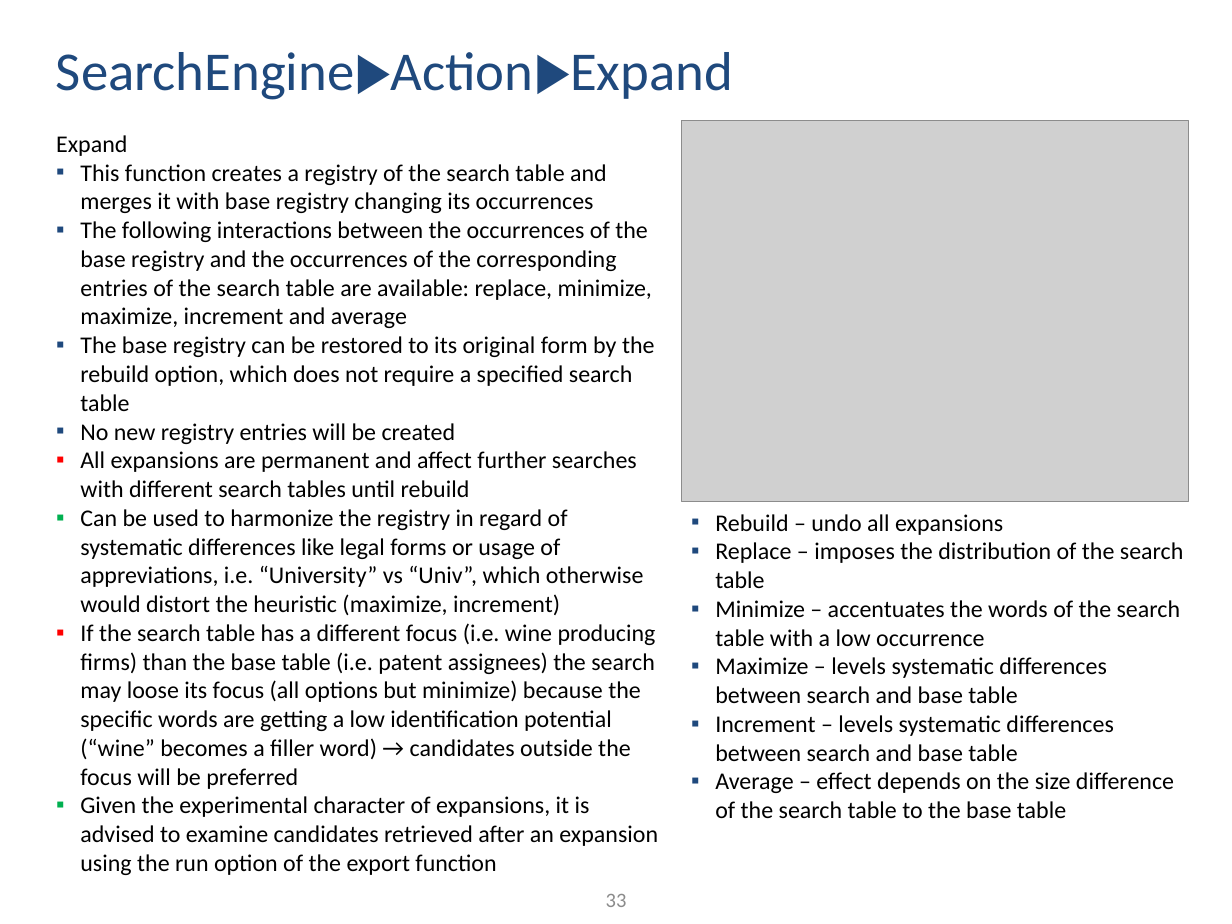
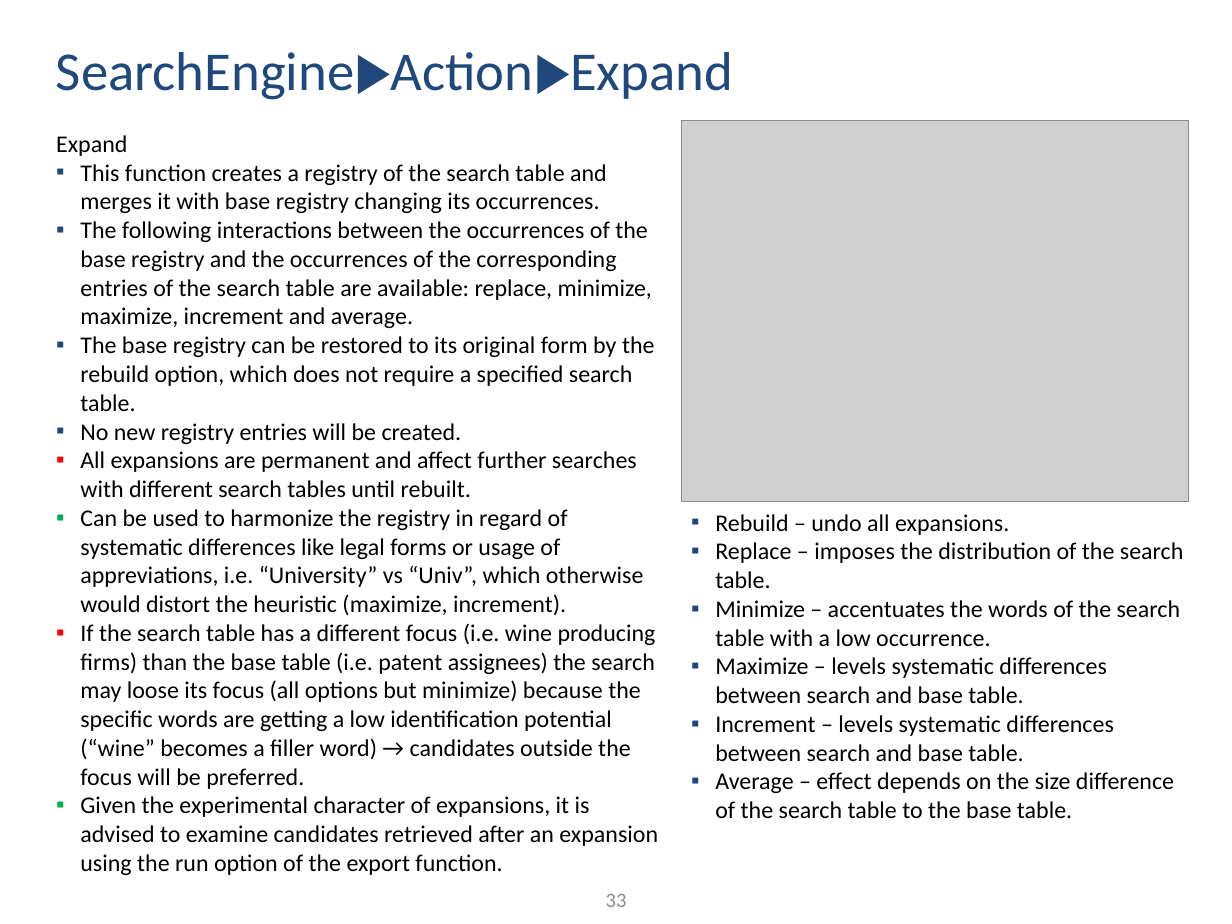
Before and after one commit to ThorstenDoherr/searchengine, a slide deck: slide 33 of doc/Manual.pptx. Drawn at 1232x924 pixels with LibreOffice and Linux fonts; fonts in the diff are those of the drawing; grey boxes stand for pictures. Boxes give left, top, right and bottom in pixels: in the first picture for what was removed or moved away, otherwise in the second. Text is boxed around its words. In the diff, an @@ line names an element or a change of style, - is before the commit and + after.

```diff
--- a/doc/Manual.pptx
+++ b/doc/Manual.pptx
@@ text at (x1=80, y1=164, x2=658, y2=875): text changed @@
-  ▪ This function creates a registry of the search table and merges it with base registry changing its occurrences
-  ▪ The following interactions between the occurrences of the base registry and the occurrences of the corresponding entries of the search table are available: replace, minimize, maximize, increment and average
-  ▪ The base registry can be restored to its original form by the rebuild option, which does not require a specified search table
-  ▪ No new registry entries will be created
-  ▪ All expansions are permanent and affect further searches with different search tables until rebuild
-  ▪ Can be used to harmonize the registry in regard of systematic differences like legal forms or usage of appreviations, i.e. “University” vs “Univ”, which otherwise would distort the heuristic (maximize, increment)
-  ▪ If the search table has a different focus (i.e. wine producing firms) than the base table (i.e. patent assignees) the search may loose its focus (all options but minimize) because the specific words are getting a low identification potential (“wine” becomes a filler word) → candidates outside the focus will be preferred
-  ▪ Given the experimental character of expansions, it is advised to examine candidates retrieved after an expansion using the run option of the export function
+  ▪ This function creates a registry of the search table and merges it with base registry changing its occurrences.
+  ▪ The following interactions between the occurrences of the base registry and the occurrences of the corresponding entries of the search table are available: replace, minimize, maximize, increment and average.
+  ▪ The base registry can be restored to its original form by the rebuild option, which does not require a specified search table.
+  ▪ No new registry entries will be created.
+  ▪ All expansions are permanent and affect further searches with different search tables until rebuilt.
+  ▪ Can be used to harmonize the registry in regard of systematic differences like legal forms or usage of appreviations, i.e. “University” vs “Univ”, which otherwise would distort the heuristic (maximize, increment).
+  ▪ If the search table has a different focus (i.e. wine producing firms) than the base table (i.e. patent assignees) the search may loose its focus (all options but minimize) because the specific words are getting a low identification potential (“wine” becomes a filler word) → candidates outside the focus will be preferred.
+  ▪ Given the experimental character of expansions, it is advised to examine candidates retrieved after an expansion using the run option of the export function.
@@ text at (x1=715, y1=514, x2=1184, y2=818): text changed @@
-  ▪ Rebuild – undo all expansions
-  ▪ Replace – imposes the distribution of the search table
-  ▪ Minimize – accentuates the words of the search table with a low occurrence
-  ▪ Maximize – levels systematic differences between search and base table
-  ▪ Increment – levels systematic differences between search and base table
-  ▪ Average – effect depends on the size difference of the search table to the base table
+  ▪ Rebuild – undo all expansions.
+  ▪ Replace – imposes the distribution of the search table.
+  ▪ Minimize – accentuates the words of the search table with a low occurrence.
+  ▪ Maximize – levels systematic differences between search and base table.
+  ▪ Increment – levels systematic differences between search and base table.
+  ▪ Average – effect depends on the size difference of the search table to the base table.
```
Also in this commit, not shown: 39 other slides changed, 1 slide added, 3 other files.
